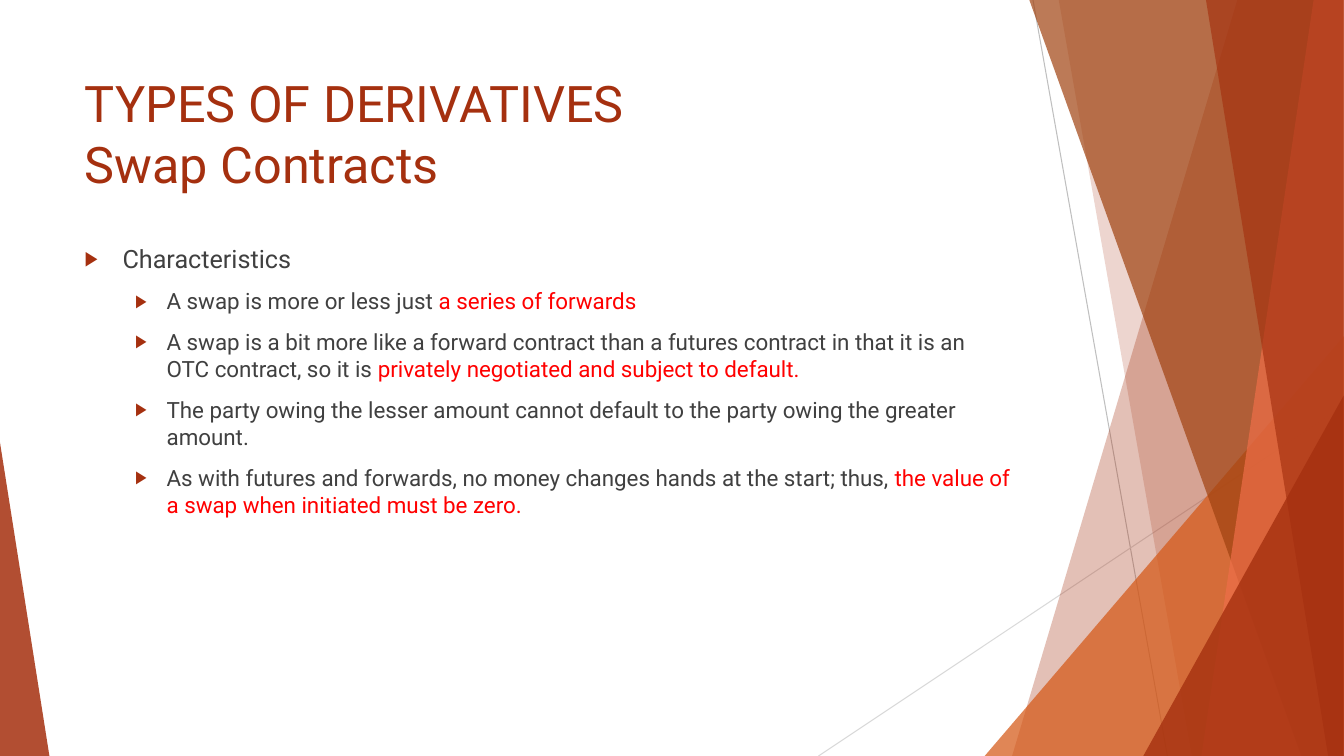
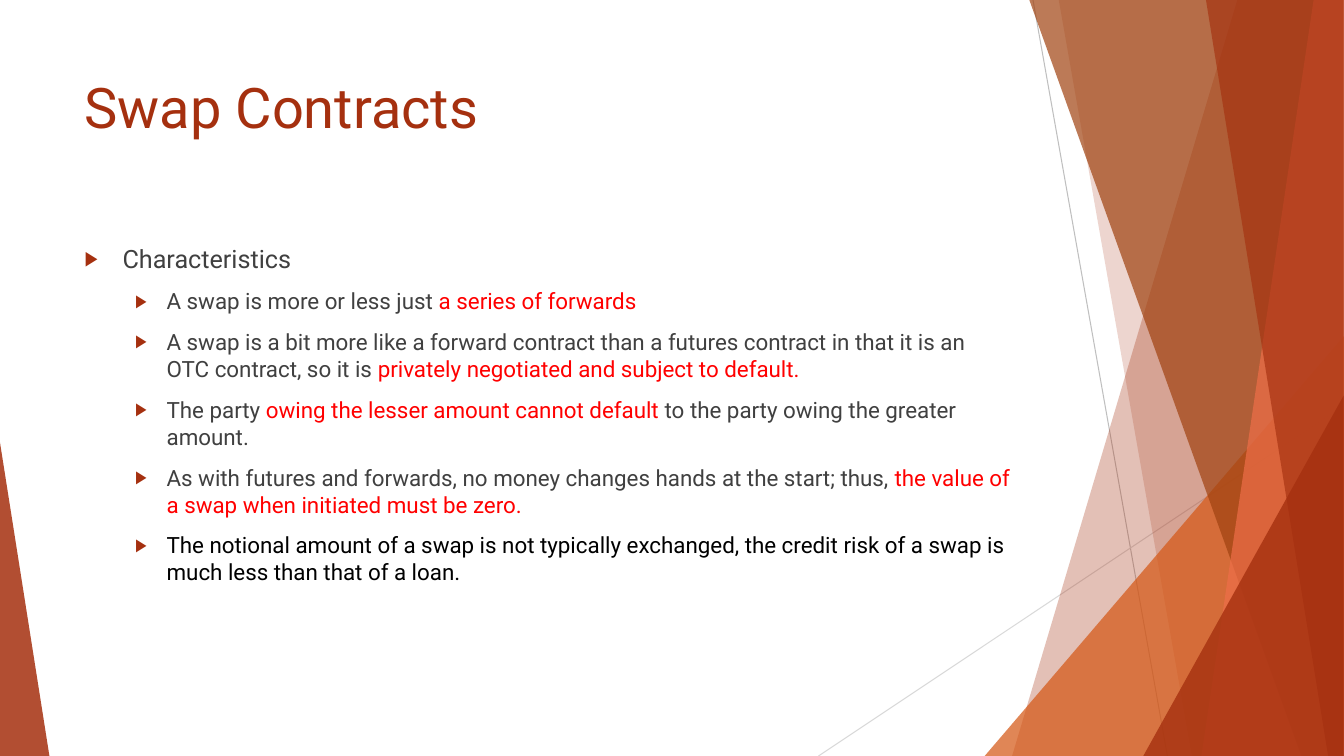
Before and after one commit to Isco0530/data, a slide deck: slide 18 of Reading 45.pptx. Drawn at 1344x756 pixels with LibreOffice and Linux fonts; fonts in the diff are those of the drawing. Boxes give left, top, right and bottom in pixels: in the first picture for what was removed or moved away, otherwise in the second. Text is boxed around its words. In the diff, an @@ line names an element or a change of style, - is before the commit and + after.

```diff
--- a/Reading 45.pptx
+++ b/Reading 45.pptx
@@ title at (85,87,478,140): text changed; size 36 to 40 pt @@
-TYPES OF DERIVATIVES
-Swap Contracts
+Swap Contracts
@@ text at (167,401,956,445): text colour #404040 to #FF0000 in "owing the lesser amount cannot default" @@
@@ text at (167,536,1004,581): paragraph added @@
+  ▶ The notional amount of a swap is not typically exchanged, the credit risk of a swap is much less than that of a loan.
```
Also in this commit, not shown: 5 other slides changed.
